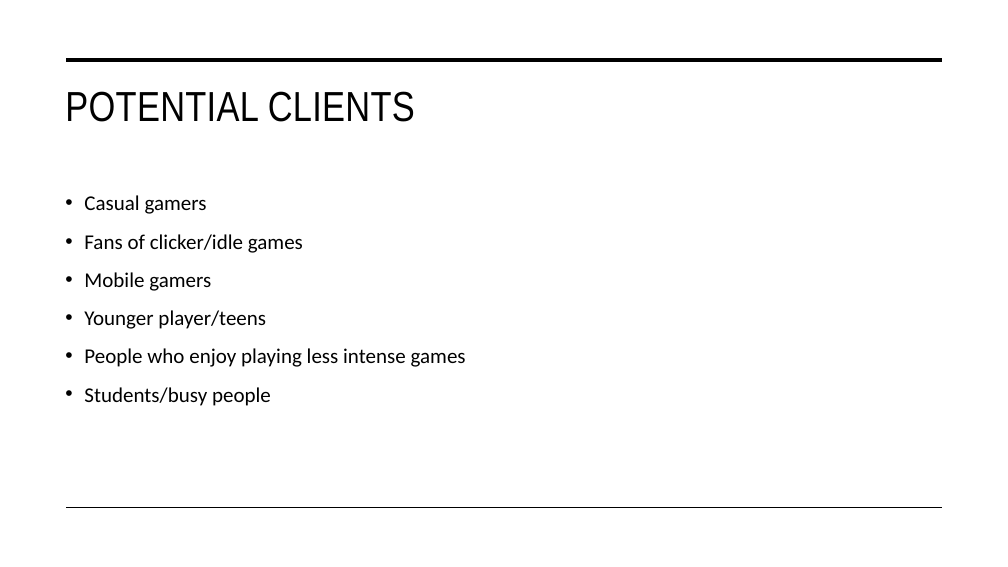
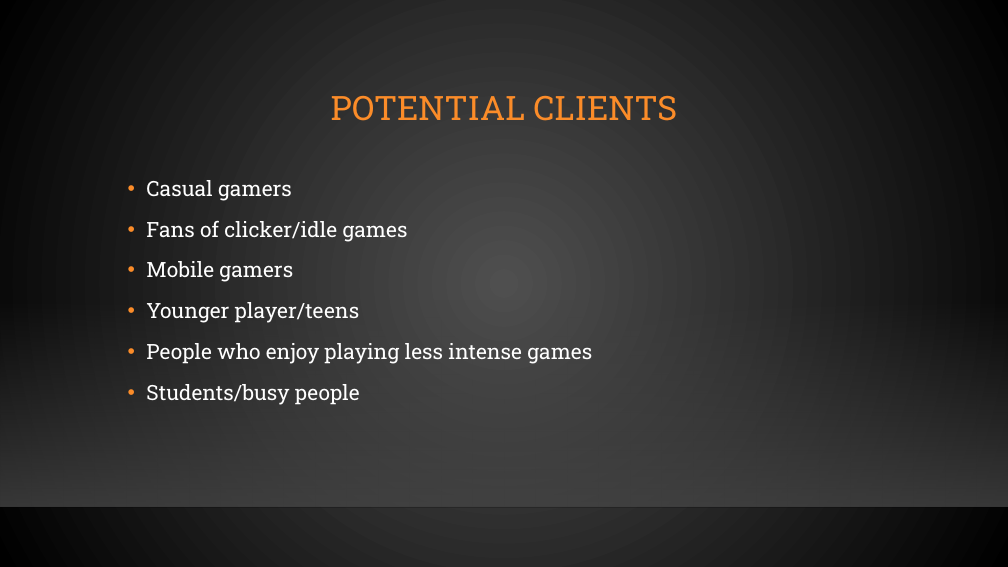
Before and after one commit to OliverDAvino/AppDev2FinalProject, a slide deck: slide 7 of AppDev2Presentation.pptx. Drawn at 1008x567 pixels with LibreOffice and Linux fonts; fonts in the diff are those of the drawing; background and template pictures are left out. Boxes give left, top, right and bottom in pixels: in the first picture for what was removed or moved away, otherwise in the second. Text is boxed around its words. In the diff, an @@ line names an element or a change of style, - is before the commit and + after.

```diff
--- a/AppDev2Presentation.pptx
+++ b/AppDev2Presentation.pptx
@@ background #FFFFFF to gradient #505050 to #000000 @@
@@ line removed from (67, 60) to (942, 60) @@
@@ title "POTENTIAL CLIENTS": place and size @@
-title "POTENTIAL CLIENTS" at bbox=[65, 91, 415, 122]
+title "POTENTIAL CLIENTS" at bbox=[331, 96, 677, 121]
@@ title "POTENTIAL CLIENTS" at bbox=[331, 96, 677, 121]: size 40 to 32 pt, font Arial Narrow to Roboto Slab, text colour #000000 to #FB8C29, letter spacing 0.3 to 0 pt; alignment left to centre; line spacing 1 to 0.9; vertical alignment top to middle @@
@@ text "Casual gamers": place and size @@
-text "Casual gamers" at bbox=[84, 195, 466, 406]
+text "Casual gamers" at bbox=[146, 180, 592, 405]
@@ text "Casual gamers" at bbox=[146, 180, 592, 405]: font Calibri to Roboto Slab, text colour #000000 to #FFFFFF; line spacing 1.1 to 1.2 @@
@@ rectangle added at bbox=[0, 299, 1008, 507], fill gradient #454545 @@
@@ line moved from (67, 508) - (942, 508) to (0, 507) - (1008, 507) @@
@@ line (0, 507) - (1008, 507): stroke #000000 1 pt to #000001 1 pt @@
```
Also in this commit, not shown: 8 other slides changed, 1 other file.
